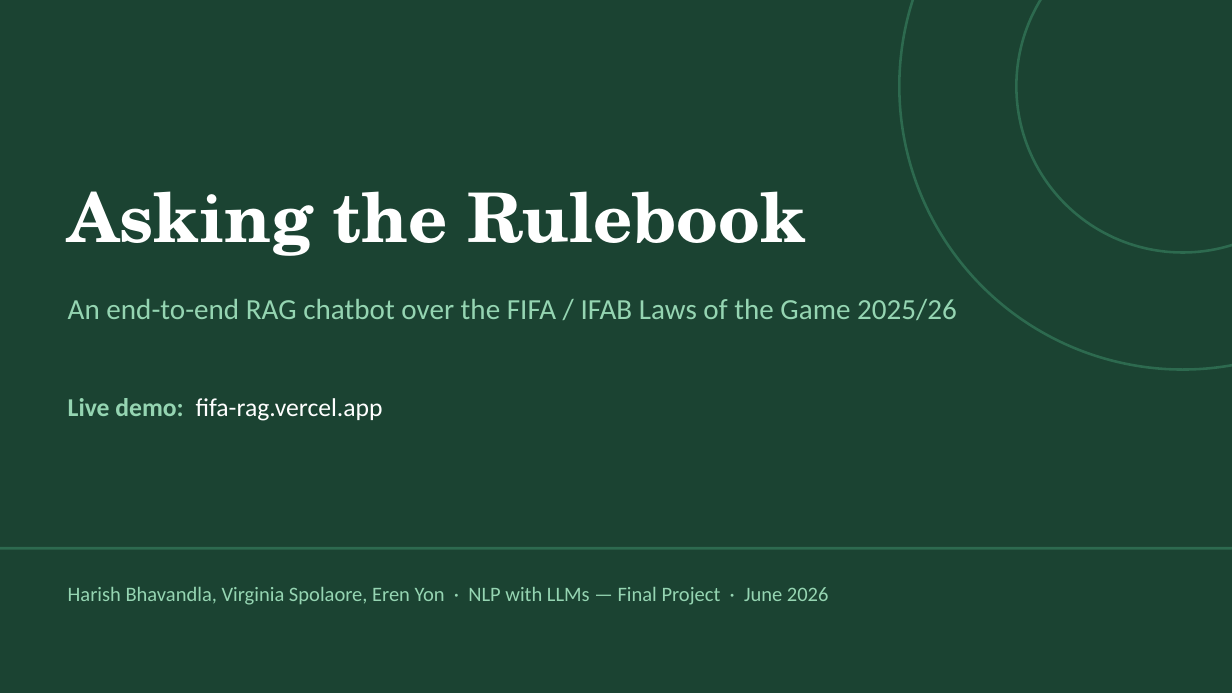
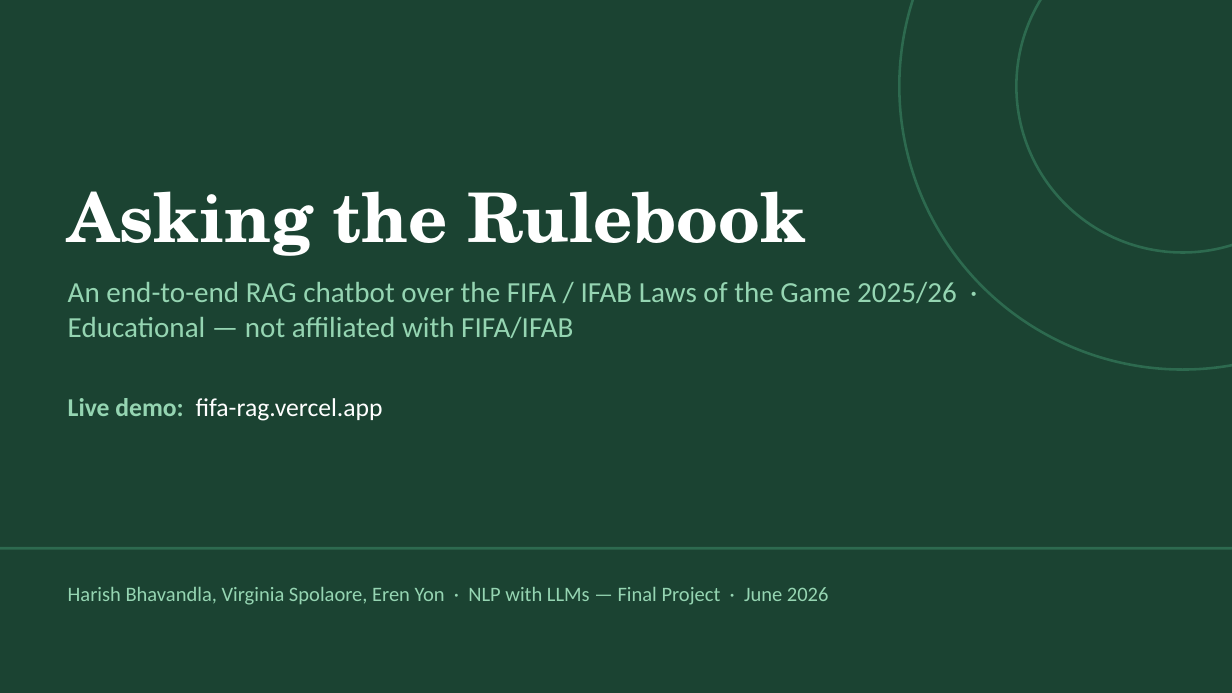
Before and after one commit to harish885/fifa-rag-chatbot, a slide deck: slide 1 of laws_rag_presentation.pptx. Drawn at 1232x693 pixels with LibreOffice and Linux fonts; fonts in the diff are those of the drawing. Boxes give left, top, right and bottom in pixels: in the first picture for what was removed or moved away, otherwise in the second. Text is boxed around its words. In the diff, an @@ line names an element or a change of style, - is before the commit and + after.

```diff
--- a/laws_rag_presentation.pptx
+++ b/laws_rag_presentation.pptx
@@ text at box(68, 282, 957, 338): text changed @@
-An end-to-end RAG chatbot over the FIFA / IFAB Laws of the Game 2025/26
+An end-to-end RAG chatbot over the FIFA / IFAB Laws of the Game 2025/26 · Educational — not affiliated with FIFA/IFAB
```
Also in this commit, not shown: 9 other slides changed, 2 slides added, 44 other files.
